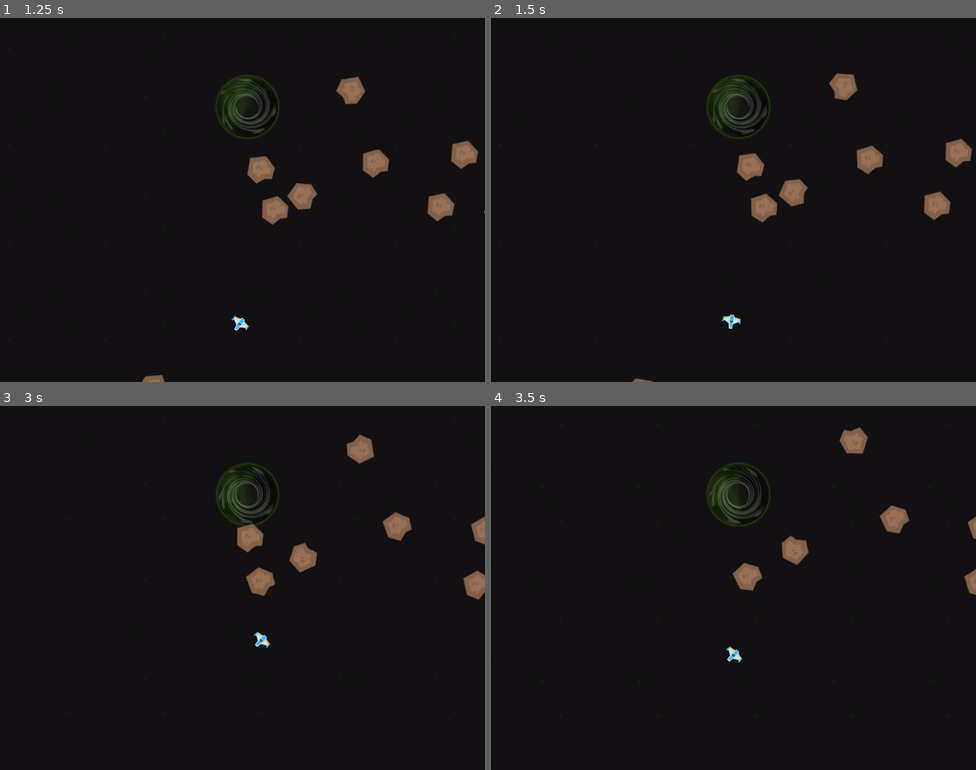
Above: before the commit, frames 1-4 (two rows, left to right).
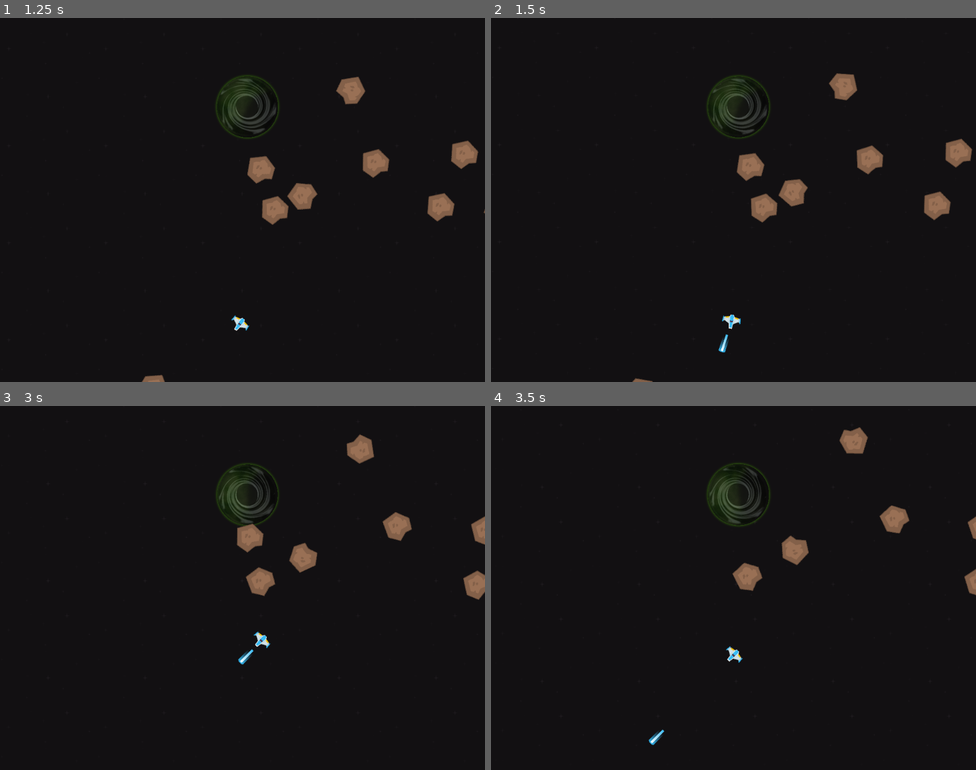
Above: after the commit, the same moments.

Repository: Francisco-Tovar/NewtonRoids
Game: Godot game, scene res://scenes/game.tscn
The game is run twice, just before and just after one commit, with the same random seed, the same clock (stepped at 60 frames per second) and the same inputs.
Inputs:
- Up to frame 1 (1.25 s): hold Right (right) from 0.53 s (still down); hold Down (decelerate) from 0.53 s (still down)
- Up to frame 2 (1.5 s): release Right (right) at 1.28 s; release Down (decelerate) at 1.28 s; hold Left (left) from 1.28 s (still down); tap Space (shoot) at 1.35 s
- Up to frame 3 (3 s): release Left (left) at 2.03 s; hold Right (right) 2.03-2.78 s; hold Down (decelerate) 2.03-2.78 s; hold Up (accelerate) from 2.78 s (still down); tap Space (shoot) at 2.85 s
- Up to frame 4 (3.5 s): keep holding Up (accelerate)

Frame 1 is identical in both runs. In frame 2, less than 0.1% of the frame differs, in the area x 46-49%, y 86-92%; in frame 3, less than 0.1%; in frame 4, less than 0.1%, in the area x 32-36%, y 88-94%.

Commit message:
proyectil hit bugfix
habia un bug que destruia los proyectiles cuando colisionaban con la nave, fixed

Diff:
--- a/scenes/proyectil.tscn
+++ b/scenes/proyectil.tscn
@@ -7,7 +7,7 @@
 radius = 3.0
 height = 22.0
 
-[node name="proyectil" type="CharacterBody2D" groups=["proyectil"]]
+[node name="proyectil" type="CharacterBody2D"]
 script = ExtResource("1_w2e24")
 
 [node name="Area2D" type="Area2D" parent="." groups=["proyectil"]]
--- a/scripts/asteroid.gd
+++ b/scripts/asteroid.gd
@@ -40,7 +40,6 @@
 		print("SCORE!")
 		queue_free()
 	elif other.is_in_group("proyectil"):
-		print("Ateroid hit!")
 		queue_free()
 	elif other.is_in_group("nave"):
 		print("Asteroid crash!")
--- a/scripts/proyectil.gd
+++ b/scripts/proyectil.gd
@@ -17,4 +17,8 @@
 	# move_and_slide()
 
 func _on_area_2d_area_entered(other: Area2D) -> void:
-	queue_free()
+	if other.is_in_group("Asteroid"):
+		print("proyectil hit asteroid")
+		queue_free()
+	elif other.is_in_group("hoyonegro"):
+		queue_free()
